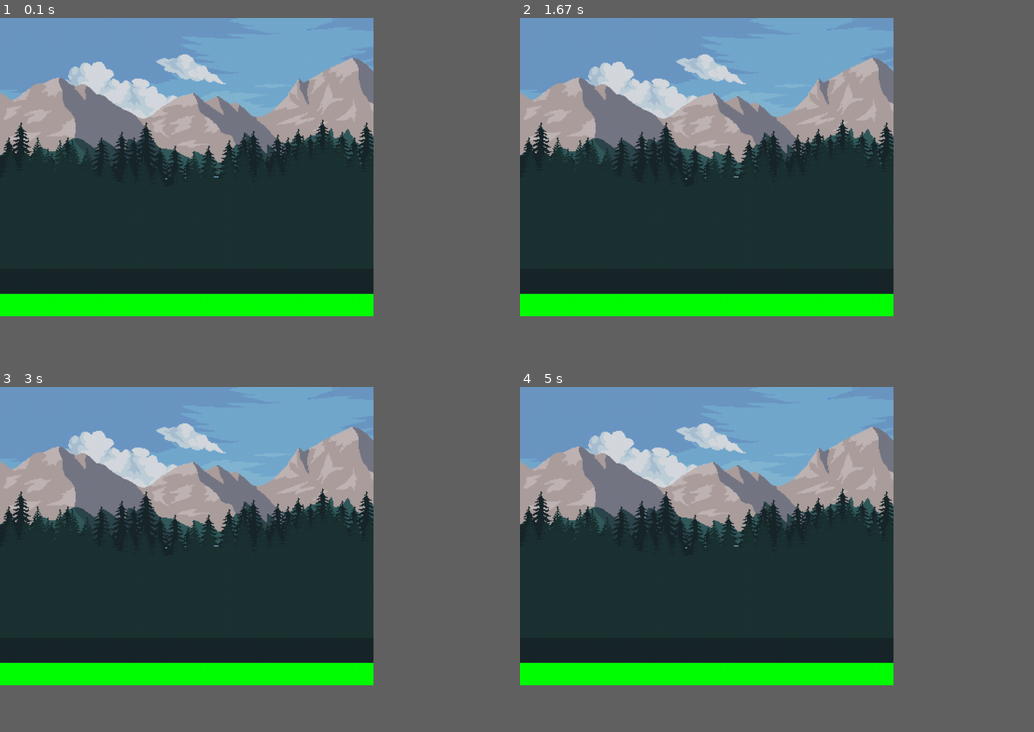
Above: before the commit, frames 1-4 (two rows, left to right).
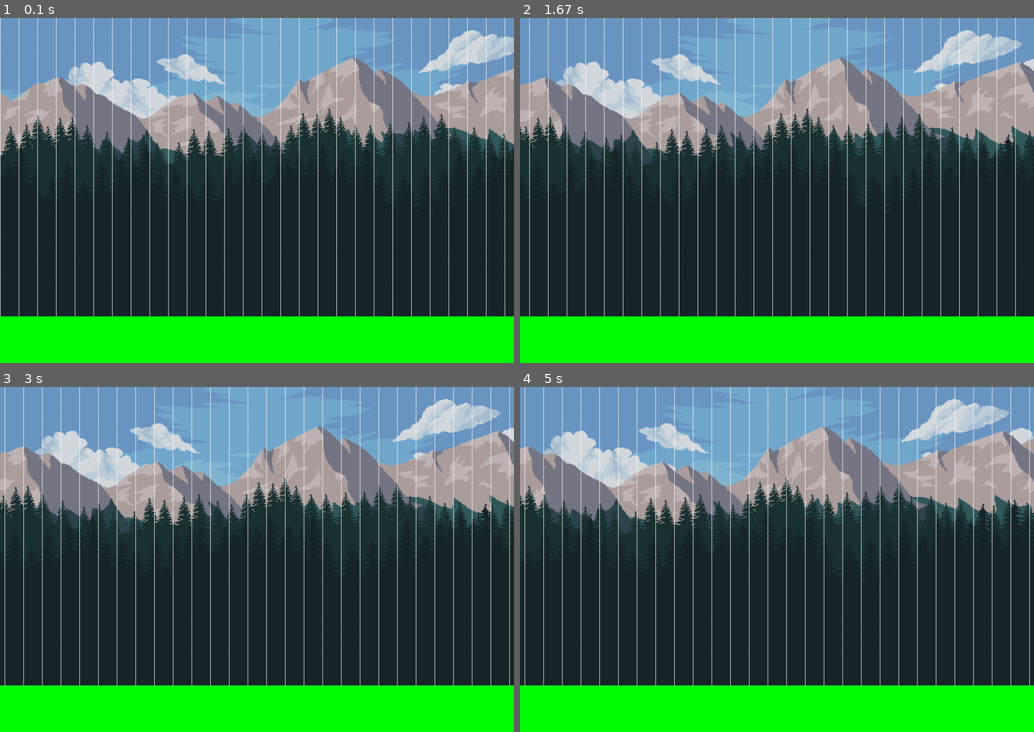
Above: after the commit, the same moments.

Repository: msa-sadeghi/arshiya_iliya_paniz_sorena
Game: pygame game, started from pygame_course/platformer2/level_creator.py
Same seed, same stepped clock (60 frames per second), same inputs: the game is played once before the commit and once after it.
Inputs:
- Up to frame 1 (0.1 s): no input
- Up to frame 2 (1.67 s): hold Right 0.33-0.8 s; hold Right 0.83-1.3 s; hold Left from 1.33 s (still down)
- Up to frame 3 (3 s): release Left at 1.87 s; hold Left 1.9-2.3 s; hold Right 2.33-2.97 s
- Up to frame 4 (5 s): hold Shift 3-3.47 s; hold Left 3-3.47 s; hold Right 4-4.47 s; hold Right 4.5-4.97 s
The window is 654x523 before the commit and 900x605 after it. Grey fills any space a smaller window leaves; there, only what the larger window draws over its background counts as a difference.

The runs differ from the first frame. In frame 1, 34% of the frame differs, in the area x 0-100%, y 0-87%; in frame 2, 42%; in frame 3, 42%; in frame 4, 44%.

Commit message:
draw grid function added to level creator

Diff:
--- a/pygame_course/platformer2/level_creator.py
+++ b/pygame_course/platformer2/level_creator.py
@@ -3,22 +3,41 @@
 pygame.init()
 clock = pygame.time.Clock()
 
-
+scroll = 0
+scroll_speed = 1
+scroll_left, scroll_right = (False, False)
 SCREEN_WIDTH = 800
 SCREEN_HEIGHT = 640
-screen = pygame.display.set_mode((SCREEN_WIDTH, SCREEN_HEIGHT))
+SIDE_MARGIN = 300
+LOWER_MARGIN = 100
+
+ROWS = 16
+MAX_COLS = 150
+TILE_SIZE = SCREEN_HEIGHT // ROWS
+
+
+screen = pygame.display.set_mode((SCREEN_WIDTH  + SIDE_MARGIN, SCREEN_HEIGHT + LOWER_MARGIN))
 
 bg1 = pygame.image.load("./assets/img/background/pine1.png")
 bg2 = pygame.image.load("./assets/img/background/pine2.png")
 bg3 = pygame.image.load("./assets/img/background/mountain.png")
 bg4 = pygame.image.load("./assets/img/background/sky_cloud.png")
 
+def draw_grid():
+    for i in range(MAX_COLS + 1):
+        pygame.draw.line(screen, "white",
+                         (i * TILE_SIZE - scroll, 0),
+                         (i * TILE_SIZE - scroll, SCREEN_HEIGHT)
+                         )
+        # TODO draw horintal lines
 def draw_bg():
     screen.fill("green")
-    screen.blit(bg4, (0,0))
-    screen.blit(bg3, (0,SCREEN_HEIGHT - bg3.get_height() - 300))
-    screen.blit(bg2, (0,SCREEN_HEIGHT - bg1.get_height() - 150))
-    screen.blit(bg1, (0,SCREEN_HEIGHT - bg2.get_height()))
+    width = bg4.get_width()
+    for i in range(4):
+        screen.blit(bg4, (i * width - scroll * 0.3,0))
+        screen.blit(bg3, (i * width - scroll * 0.4,SCREEN_HEIGHT - bg3.get_height() - 300))
+        screen.blit(bg1, (i * width - scroll * 0.5,SCREEN_HEIGHT - bg1.get_height() - 150))
+        screen.blit(bg2, (i * width - scroll * 0.6,SCREEN_HEIGHT - bg2.get_height()))
 
 
 
@@ -27,7 +46,25 @@
     for event in pygame.event.get():
         if event.type == pygame.QUIT:
             running = False
+        if event.type == pygame.KEYDOWN:
+            if event.key == pygame.K_LEFT:
+                scroll_left = True
+            if event.key == pygame.K_RIGHT:
+                scroll_right = True
+            if event.key == pygame.K_LSHIFT:
+                scroll_speed = 5
+        if event.type == pygame.KEYUP:
+            if event.key == pygame.K_LEFT:
+                scroll_left = False
+            if event.key == pygame.K_RIGHT:
+                scroll_right = False
+            if event.key == pygame.K_LSHIFT:
+                scroll_speed = 1
 
+    if scroll_left and scroll > 0:
+        scroll -= scroll_speed * 5
+    if scroll_right:
+        scroll += scroll_speed * 5
     draw_bg()
-
+    draw_grid()
     pygame.display.update()
